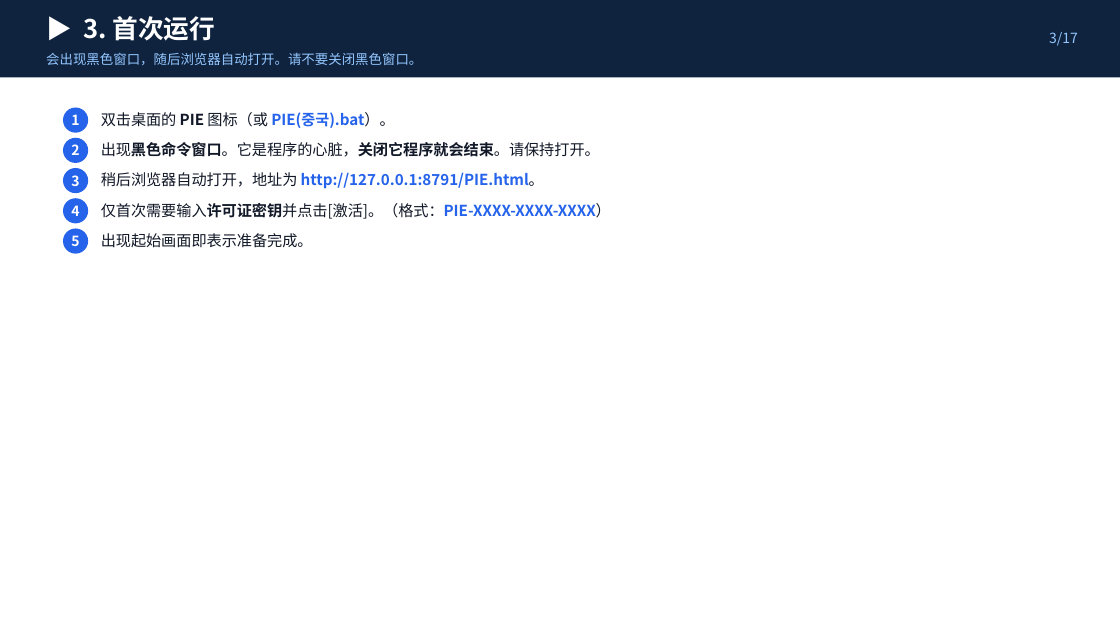
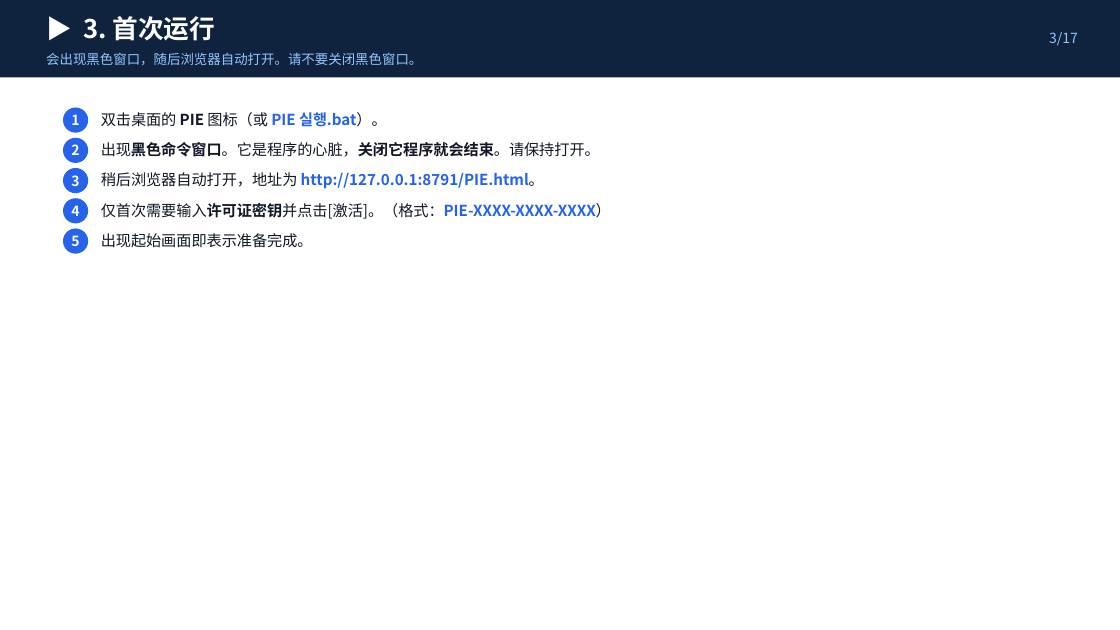
Before and after one commit to lovekhl83-stack/pie-work-analysis-cn, a slide deck: slide 6 of PIE_가이드_中文.pptx. Drawn at 1120x630 pixels with LibreOffice and Linux fonts; fonts in the diff are those of the drawing. Boxes give left, top, right and bottom in pixels: in the first picture for what was removed or moved away, otherwise in the second. Text is boxed around its words. In the diff, an @@ line names an element or a change of style, - is before the commit and + after.

```diff
--- a/PIE_가이드_中文.pptx
+++ b/PIE_가이드_中文.pptx
@@ text at bbox=[101, 112, 387, 127]: text changed @@
-双击桌面的 PIE 图标（或 PIE(중국).bat）。
+双击桌面的 PIE 图标（或 PIE 실행.bat）。
```
Also in this commit, not shown: 2 other slides changed, 13 other files.
